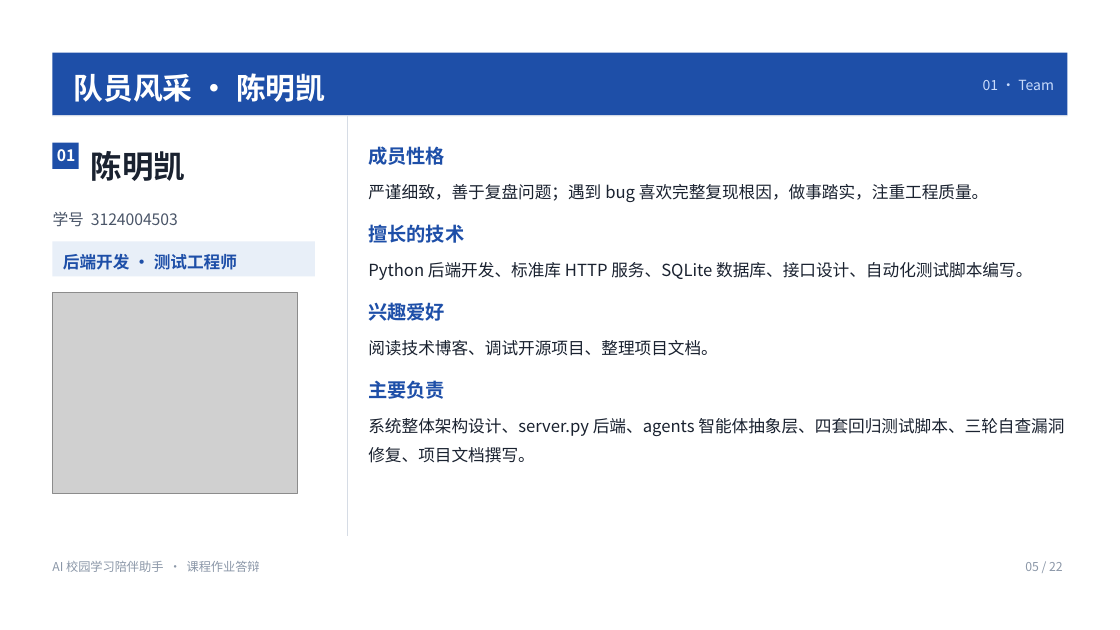
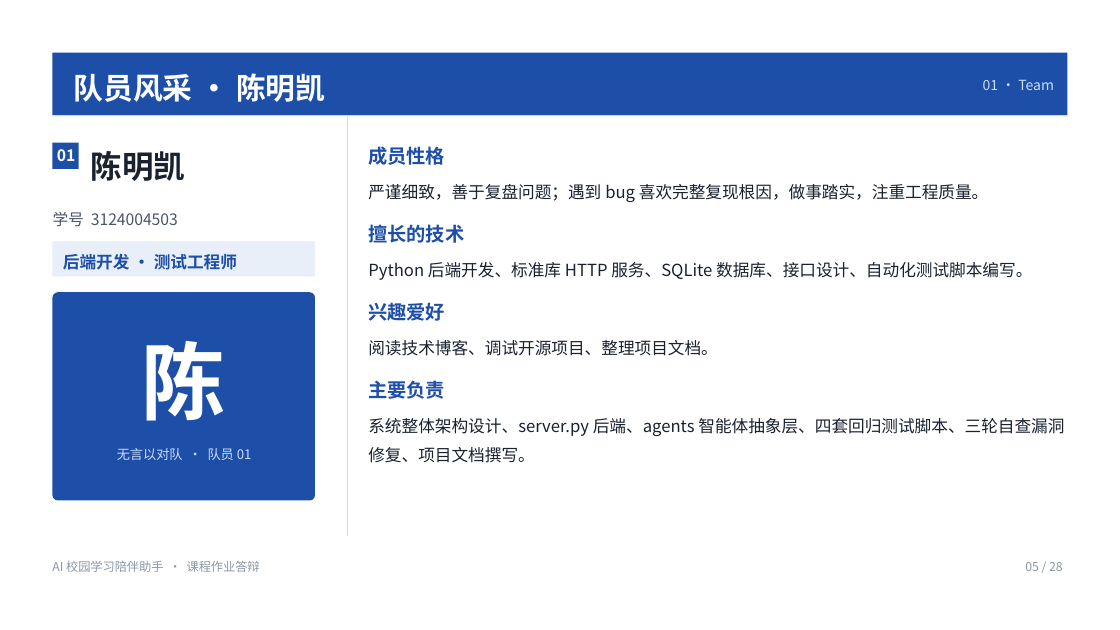
Before and after one commit to kecit33/ai-agent-study, a slide deck: slide 5 of docs/AI校园学习陪伴助手_团队展示与需求分析.pptx. Drawn at 1120x630 pixels with LibreOffice and Linux fonts; fonts in the diff are those of the drawing; grey boxes stand for pictures. Boxes give left, top, right and bottom in pixels: in the first picture for what was removed or moved away, otherwise in the second. Text is boxed around its words. In the diff, an @@ line names an element or a change of style, - is before the commit and + after.

```diff
--- a/docs/AI校园学习陪伴助手_团队展示与需求分析.pptx
+++ b/docs/AI校园学习陪伴助手_团队展示与需求分析.pptx
@@ picture removed at box(52, 292, 297, 494) @@
@@ rounded rectangle added at box(52, 292, 314, 501), fill #1E4FA8 @@
@@ text added at box(142, 341, 226, 421), 72 pt, text #FFFFFF, bold @@
+陈
@@ text added at box(117, 448, 252, 460), 11.2 pt, text #CADCFC @@
+无言以对队 · 队员 01
@@ text at box(1025, 562, 1063, 571): text changed @@
-05 / 22
+05 / 28
```
Also in this commit, not shown: 14 other slides changed, 7 slides added, 1 slide removed, 27 other files.
